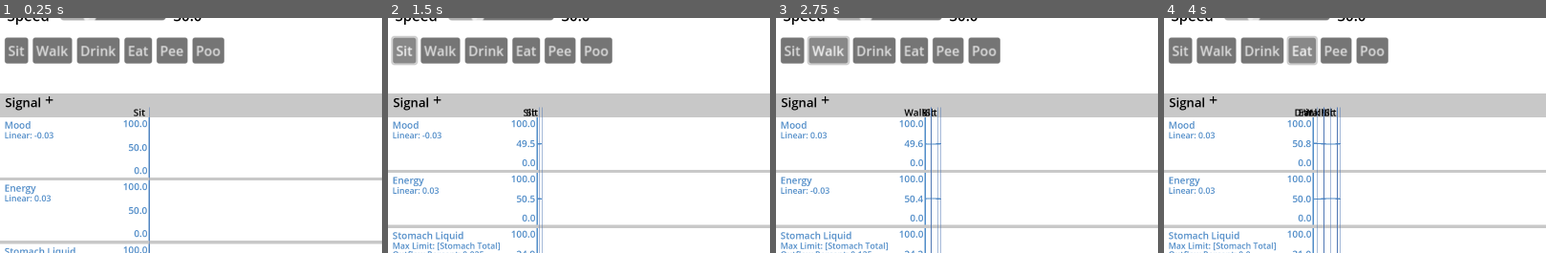
Above: before the commit, frames 1-4 (left to right).
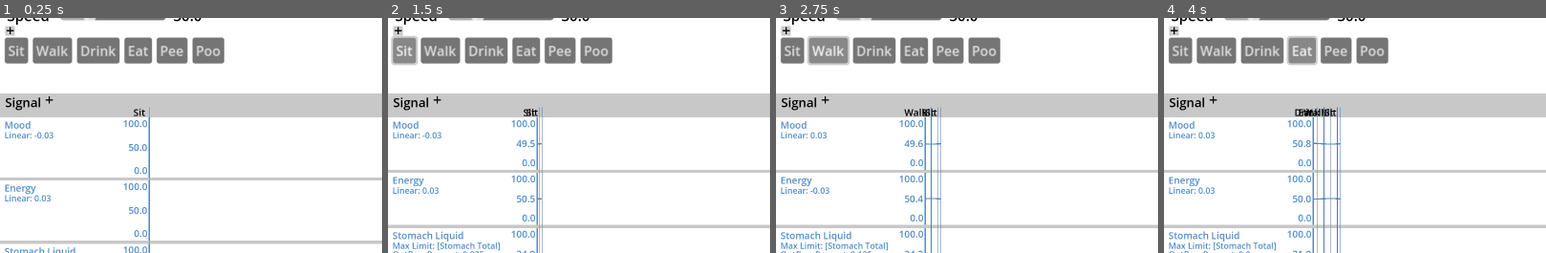
Above: after the commit, the same moments.

Repository: steampunkmind/mitw-action-influence-bench
Game: Godot game, scene res://bench.tscn
Two runs of this game, one before a commit and one after it. Both use one fixed random seed, a clock stepped at 60 frames per second and the inputs below.
Inputs (mouse positions are % of the whole screen's width and height, from its top left):
- Up to frame 1 (0.25 s): no input
- Up to frame 2 (1.5 s): click (6, 25) at 0.52 s; click "Sit" at 1.25 s
- Up to frame 3 (2.75 s): click "Walk" at 2 s
- Up to frame 4 (4 s): click "Drink" at 2.75 s; click "Eat" at 3.5 s
The pictures show only the part of the screen within x 0-50%, y 7-57%; the shares and areas given below are measured in that part.

The runs differ from the first frame. In frame 1, 0.1% of the frame differs, in the area x 1-4%, y 3-8%; in frame 2, 0.1%; in frame 3, 0.1%; in frame 4, 0.1%.

Commit message:
Adds add action button.

Diff:
--- a/action_buttons.gd
+++ b/action_buttons.gd
@@ -5,20 +5,14 @@
 @export var action_array: Array[Dictionary]
 @export var action_button_template: Button
 
+var new_button_location
+
 # Called when the node enters the scene tree for the first time.
 func _ready() -> void:
-	var button = $ActionButtonTemplate
-	var button_margin = button.position.x
-	var button_location = button.position.x
-	var button_scale = button.get_scale()
+	$ActionButtonTemplate.visible = false
+	new_button_location = $ActionButtonTemplate.position.x
 	for action_dict: Dictionary in action_array:
-		button = $ActionButtonTemplate.duplicate(1)
-		button.text = action_dict.name
-		button.offset_left = button_location
-		button.pressed.connect(_action_button_pressed.bind(action_dict))
-		add_child(button)
-		button_location = button.position.x + (button.size.x * button_scale.x) + button_margin
-	$ActionButtonTemplate.visible = false
+		add_action_button(action_dict)
 
 	# Init bench with first action in array
 	_action_button_pressed(action_array[0])
@@ -31,3 +25,23 @@
 
 func _action_button_pressed(dict: Dictionary) -> void:
 	action_button_pressed.emit(dict)
+
+
+func _on_add_button_button_up() -> void:
+	var action_dict = Dictionary()
+	var action_name = "Untitled " + str(action_array.size() + 1)
+	action_dict.set("name", action_name)
+	action_array.insert(action_array.size(), action_dict)
+	add_action_button(action_dict)
+
+
+### Utils ###
+func add_action_button(action_dict: Dictionary) -> void:
+	var button = $ActionButtonTemplate.duplicate(1)
+	var button_margin = button.position.x
+	button.text = action_dict.name
+	button.offset_left = new_button_location
+	button.pressed.connect(_action_button_pressed.bind(action_dict))
+	add_child(button)
+	button.visible = true
+	new_button_location = button.position.x + (button.size.x * button.get_scale().x) + button_margin
--- a/bench.tscn
+++ b/bench.tscn
@@ -1,8 +1,11 @@
-[gd_scene load_steps=7 format=3 uid="uid://b4rb4np51o66m"]
+[gd_scene load_steps=10 format=3 uid="uid://b4rb4np51o66m"]
 
 [ext_resource type="Script" uid="uid://bca7xre80o3an" path="res://bench.gd" id="1_3f1fh"]
 [ext_resource type="Script" uid="uid://domph6oksm6me" path="res://action_buttons.gd" id="2_a5qnj"]
 [ext_resource type="PackedScene" uid="uid://bx0kddlfv7xvs" path="res://signal_graph.tscn" id="2_yj3it"]
+[ext_resource type="Texture2D" uid="uid://cfhh2p1hg0lew" path="res://add.svg" id="3_a5qnj"]
+[ext_resource type="Texture2D" uid="uid://cabj3kvxw7dok" path="res://add_pressed.svg" id="5_i6k0q"]
+[ext_resource type="Texture2D" uid="uid://c082kq4f2nay" path="res://add_hover.svg" id="6_tjv83"]
 
 [sub_resource type="LabelSettings" id="LabelSettings_6ynj0"]
 font_size = 88
@@ -78,7 +81,6 @@
 offset_top = 388.0
 offset_bottom = 1948.0
 grow_vertical = 1
-color = Color(0.784314, 0.784314, 0.784314, 1)
 signal_array_dicts = Array[Dictionary]([{
 "formulas": {
 "Linear": 0.0
@@ -262,9 +264,20 @@
 scale = Vector2(2.8, 2.8)
 text = "Action"
 
+[node name="AddButton" type="TextureButton" parent="ActionButtons"]
+layout_mode = 0
+offset_left = 18.0
+offset_top = -23.0
+offset_right = 50.0
+offset_bottom = 9.0
+texture_normal = ExtResource("3_a5qnj")
+texture_pressed = ExtResource("5_i6k0q")
+texture_hover = ExtResource("6_tjv83")
+
 [node name="Timer" type="Timer" parent="."]
 autostart = true
 
 [connection signal="value_changed" from="FrameRateSlider" to="." method="_on_frame_rate_slider_value_changed"]
 [connection signal="action_button_pressed" from="ActionButtons" to="." method="_on_action_button_pressed"]
+[connection signal="button_up" from="ActionButtons/AddButton" to="ActionButtons" method="_on_add_button_button_up"]
 [connection signal="timeout" from="Timer" to="." method="_on_timer_timeout"]
